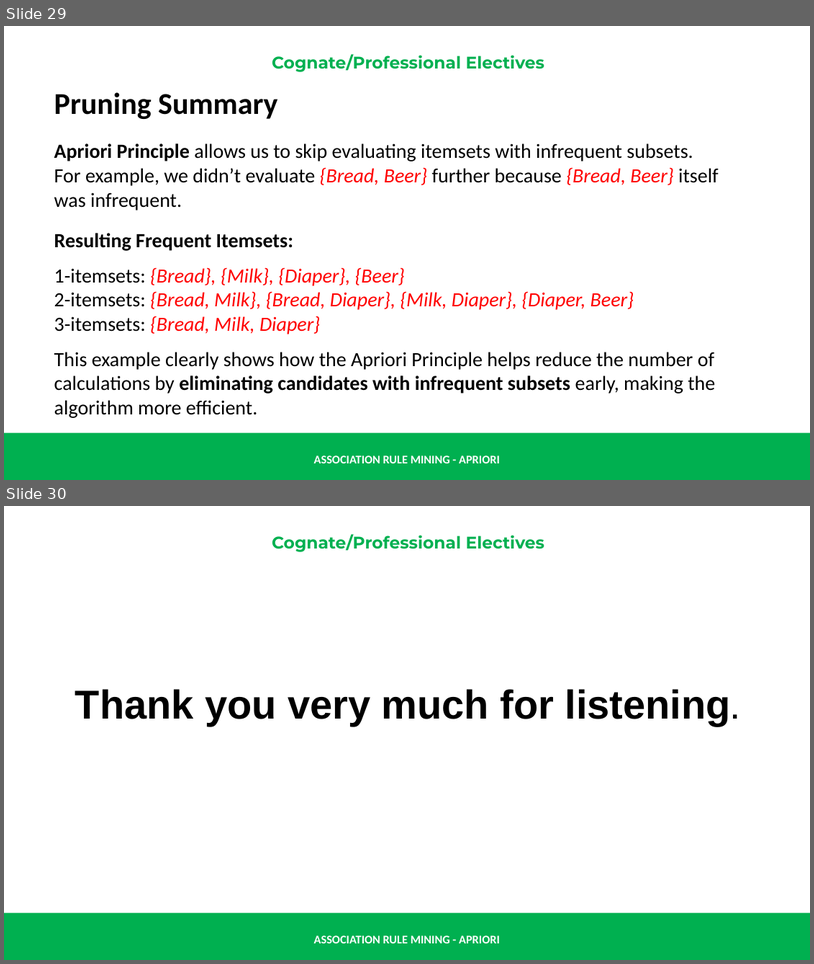
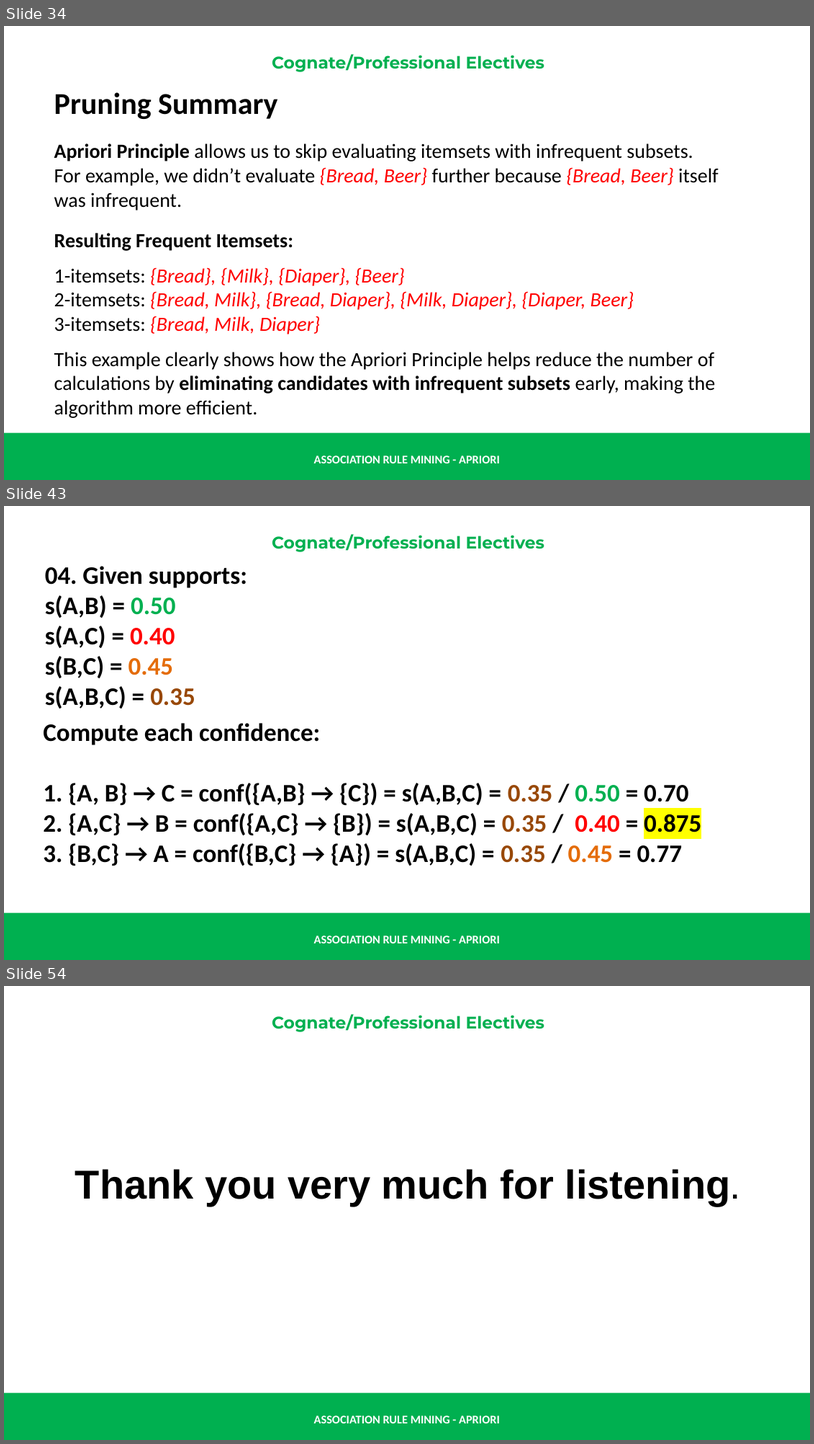
Before and after one commit to renatomaaliw3/public_files, a slide deck: CPE Electives (1 - 3)/01. Lectures Notebook/000. Presentations & Text Books/01. Presentation Slides/30. Association Rule Mining & Apriori.pptx. Shown one above the other, each under a label of ours: slides 29 and 30 before the commit, slides 34, 43 and 54 after it; the slides between them are not shown. The pictures are 814x964 and 814x1444 pixels, drawn with LibreOffice and Linux fonts; fonts in the diff are those of the drawing. Boxes give left, top, right and bottom in pixels: in the first picture for what was removed or moved away, otherwise in the second. Text is boxed around its words. In the diff, an @@ line names an element or a change of style, - is before the commit and + after.

```diff
--- a/CPE Electives (1 - 3)/01. Lectures Notebook/000. Presentations & Text Books/01. Presentation Slides/30. Association Rule Mining & Apriori.pptx
+++ b/CPE Electives (1 - 3)/01. Lectures Notebook/000. Presentations & Text Books/01. Presentation Slides/30. Association Rule Mining & Apriori.pptx
@@ slide 43 added at (4,506,810,960), background #FFFFFF; not listed: 3 template elements that a slide beside it also shows @@
@@ text added at (45,566,247,708), 30 pt, text #000000, bold @@
+  04. Given supports:
+  s(A,B) = 0.50
+  s(A,C) = 0.40
+  s(B,C) = 0.45
+  s(A,B,C) = 0.35
@@ text added at (43,723,702,865), 30 pt, text #000000, bold @@
+  Compute each confidence:
+  1. {A, B} → C = conf({A,B} → {C}) = s(A,B,C) = 0.35 / 0.50 = 0.70
+  2. {A,C} → B = conf({A,C} → {B}) = s(A,B,C) = 0.35 / 0.40 = 0.875
+  3. {B,C} → A = conf({B,C} → {A}) = s(A,B,C) = 0.35 / 0.45 = 0.77
@@ what was slide 29 is now slide 34 @@
@@ what was slide 30 is now slide 54 @@
```
Also in this commit, not shown: 1 slide changed, 23 other slides added, 1 other file.
